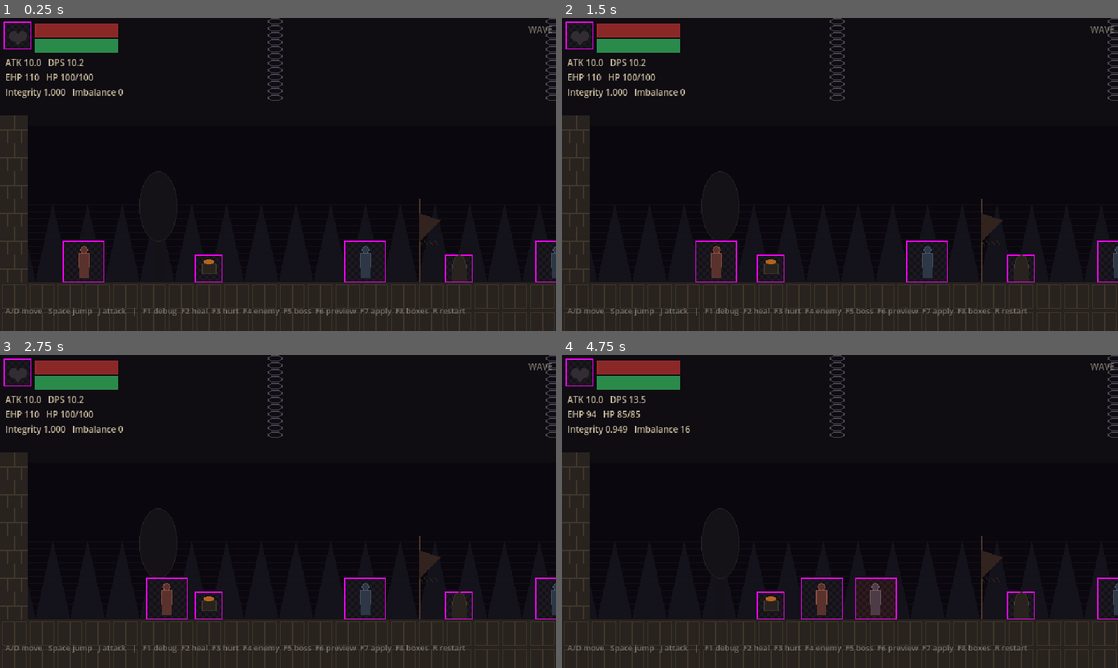
Above: before the commit, frames 1-4 (two rows, left to right).
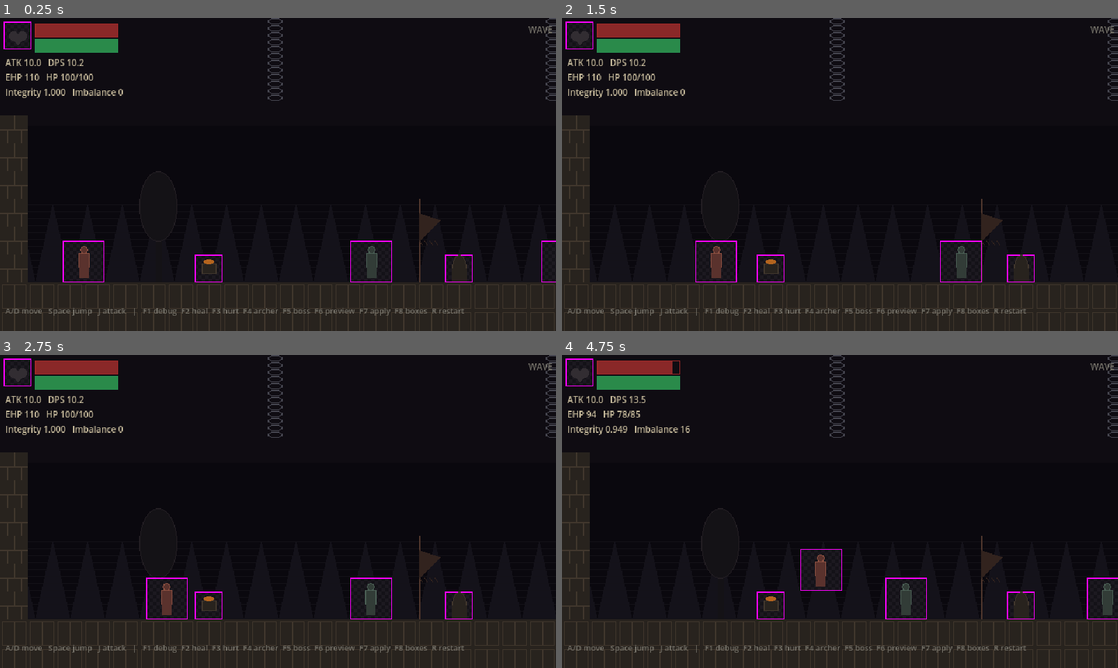
Above: after the commit, the same moments.

Repository: BotTony329/nine-nether-prototype
Game: Godot game, scene res://scenes/main.tscn
The game is run twice, just before and just after one commit, with the same random seed, the same clock (stepped at 60 frames per second) and the same inputs.
Inputs:
- Up to frame 1 (0.25 s): no input
- Up to frame 2 (1.5 s): tap Enter (confirm) at 0.5, 1.35 s; hold D (move_right) from 0.53 s (still down); tap Space (jump) at 0.6, 0.77, 1.07 s
- Up to frame 3 (2.75 s): tap Space (jump) at 1.52, 1.55, 1.82, 2.3 s; release D (move_right) at 2.03 s; hold A (move_left) from 2.03 s (still down); tap J (light_attack) at 2.1 s
- Up to frame 4 (4.75 s): release A (move_left) at 2.78 s; hold D (move_right) 2.78-4.28 s; tap Space (jump) at 2.85, 3.02, 3.32, 3.77, 3.8, 4.07, 4.52, 4.55 s; hold Enter (confirm) 3.53-4.28 s; tap F7 (debug_apply_sacrifice) at 4.15 s; hold A (move_left) from 4.28 s (still down); tap J (light_attack) at 4.35 s

The runs differ from the first frame. In frame 1, 0.7% of the frame differs, in the area x 45-100%, y 71-96%; in frame 2, 0.9%; in frame 3, 0.7%; in frame 4, 2.0%, in the area x 9-100%, y 2-96%.

Commit message:
[X02] Integrate Ghost Archer debug spawn

Diff:
--- a/scenes/main.tscn
+++ b/scenes/main.tscn
@@ -4,9 +4,9 @@
 [ext_resource type="PackedScene" path="res://scenes/arena.tscn" id="2_arena"]
 [ext_resource type="Script" path="res://systems/run_coordinator.gd" id="3_coordinator"]
 [ext_resource type="PackedScene" path="res://actors/player/player.tscn" id="4_player"]
-[ext_resource type="PackedScene" path="res://actors/enemies/ghost_melee.tscn" id="5_enemy"]
+[ext_resource type="PackedScene" path="res://actors/enemies/ghost_archer.tscn" id="5_enemy"]
 [ext_resource type="PackedScene" path="res://actors/boss/boss.tscn" id="6_boss"]
-[ext_resource type="Resource" path="res://data/actors/ghost_melee.tres" id="7_enemy_config"]
+[ext_resource type="Resource" path="res://data/actors/ghost_archer.tres" id="7_enemy_config"]
 [ext_resource type="Resource" path="res://data/actors/boss_gate_guardian.tres" id="8_boss_config"]
 [ext_resource type="PackedScene" path="res://ui/hud.tscn" id="9_hud"]
 [ext_resource type="PackedScene" path="res://ui/sacrifice_panel.tscn" id="10_sacrifice"]
--- a/ui/debug_panel.gd
+++ b/ui/debug_panel.gd
@@ -44,7 +44,7 @@
 		_note("damaged %.0f" % DAMAGE_AMOUNT)
 	elif event.is_action_pressed(&"debug_spawn_enemy"):
 		_coordinator.debug_spawn_reference_enemy()
-		_note("spawned reference enemy")
+		_note("spawned Ghost Archer")
 	elif event.is_action_pressed(&"debug_start_boss"):
 		_coordinator.begin_boss()
 		_note("boss encounter started")
--- a/ui/debug_panel.tscn
+++ b/ui/debug_panel.tscn
@@ -44,4 +44,4 @@
 offset_bottom = 356.0
 theme_override_colors/font_color = Color(0.463, 0.451, 0.416, 1)
 theme_override_font_sizes/font_size = 9
-text = "A/D move   Space jump   J attack   |   F1 debug  F2 heal  F3 hurt  F4 enemy  F5 boss  F6 preview  F7 apply  F8 boxes  R restart"
+text = "A/D move   Space jump   J attack   |   F1 debug  F2 heal  F3 hurt  F4 archer  F5 boss  F6 preview  F7 apply  F8 boxes  R restart"
